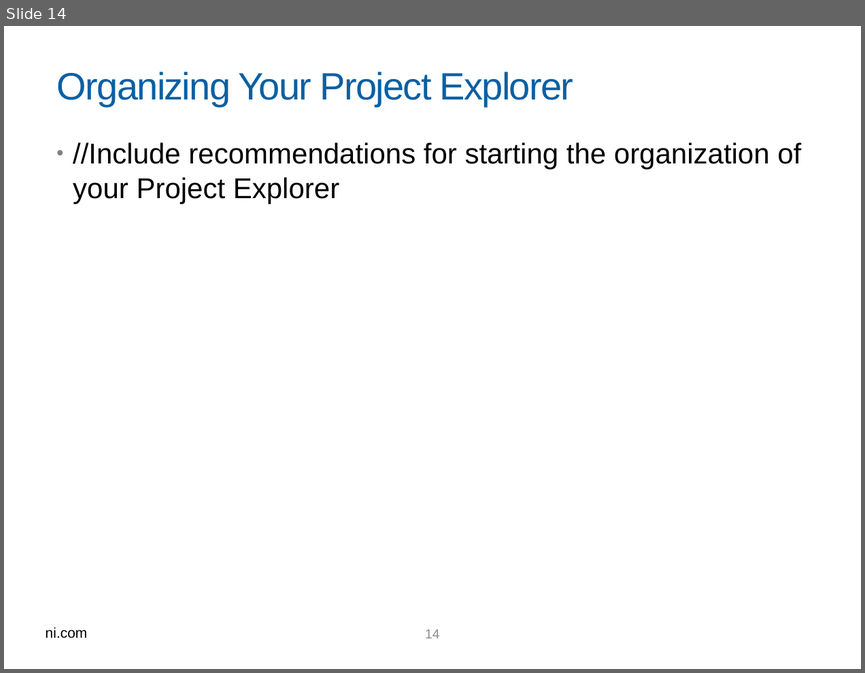
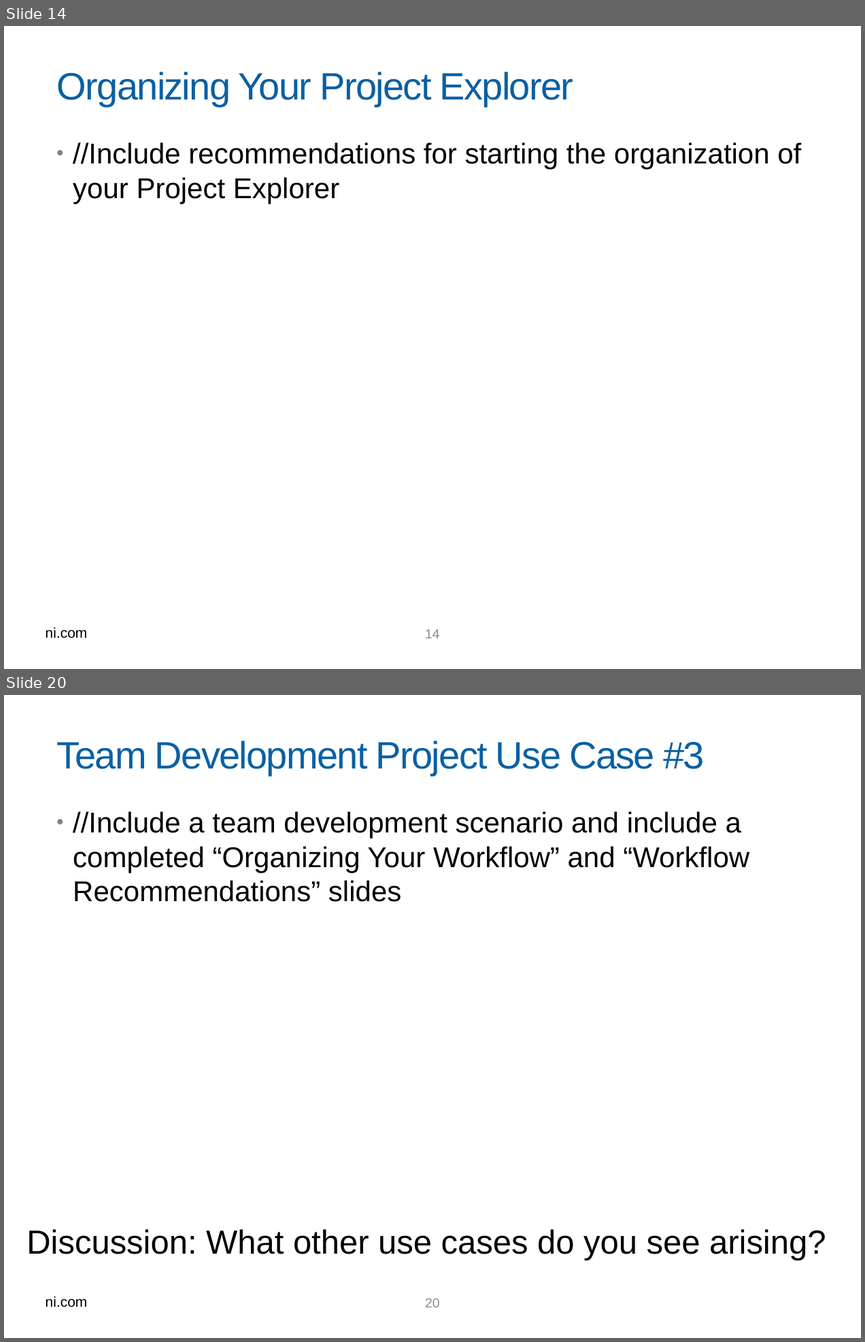
Before and after one commit to kimberlywenger/SCC, a slide deck: SCC Team Dev.pptx. Shown one above the other, each under a label of ours: slide 14 before the commit, slides 14 and 20 after it; the slides between them are not shown. The pictures are 865x673 and 865x1342 pixels, drawn with LibreOffice and Linux fonts; fonts in the diff are those of the drawing; background and template pictures are left out. Boxes give left, top, right and bottom in pixels: in the first picture for what was removed or moved away, otherwise in the second. Text is boxed around its words. In the diff, an @@ line names an element or a change of style, - is before the commit and + after.

```diff
--- a/SCC Team Dev.pptx
+++ b/SCC Team Dev.pptx
@@ slide 20 added at [4,695,861,1338], background picture (left out); not listed: 2 template elements that a slide beside it also shows @@
@@ title added at [57,741,704,776], 32 pt, text #0A60A3 @@
+Team Development Project Use Case #3
@@ text added at [73,811,749,902], 24 pt, text #000000 @@
+• //Include a team development scenario and include a completed “Organizing Your Workflow” and “Workflow Recommendations” slides
@@ text added at [26,1229,825,1260], 28 pt, text #000000 @@
+Discussion: What other use cases do you see arising?
```
Also in this commit, not shown: 5 slides changed, 4 other slides added, 1 slide removed.
